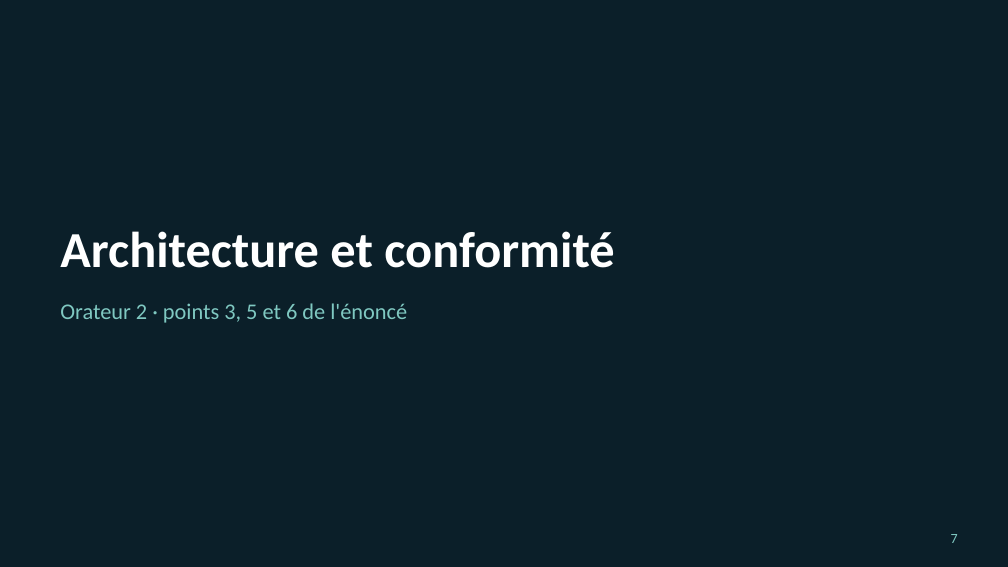
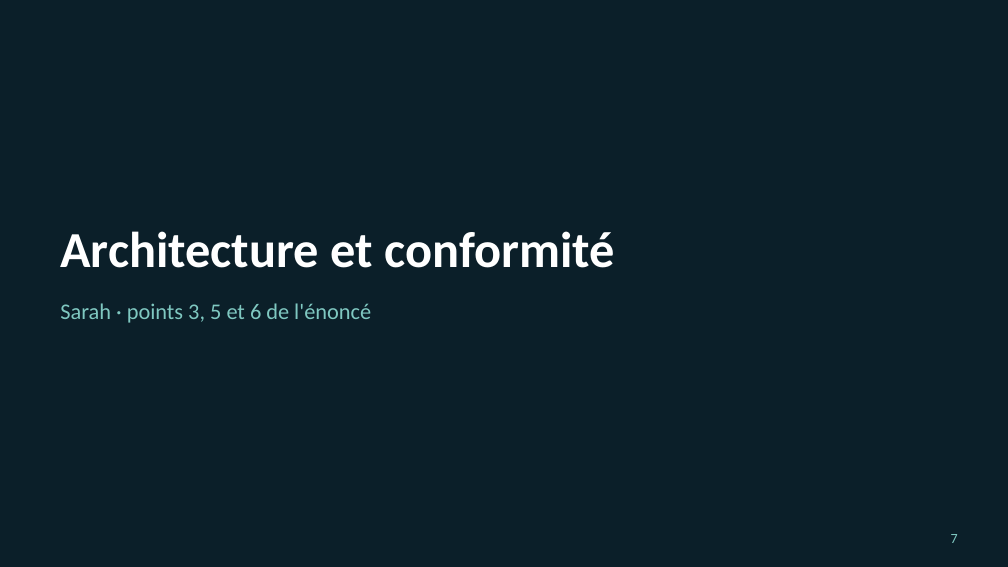
Before and after one commit to Jacob-dot-bit/soc-azur-bank-elastic, a slide deck: slide 7 of 05 - Soutenance (slides, dashboard, coût)/Soutenance_Azur_Bank_Elastic.pptx. Drawn at 1008x567 pixels with LibreOffice and Linux fonts; fonts in the diff are those of the drawing. Boxes give left, top, right and bottom in pixels: in the first picture for what was removed or moved away, otherwise in the second. Text is boxed around its words. In the diff, an @@ line names an element or a change of style, - is before the commit and + after.

Commit message:
Soutenance : prénoms des orateurs (Jakub, Sarah, Evan, Lucas)

```diff
--- a/05 - Soutenance (slides, dashboard, coût)/Soutenance_Azur_Bank_Elastic.pptx
+++ b/05 - Soutenance (slides, dashboard, coût)/Soutenance_Azur_Bank_Elastic.pptx
@@ text at bbox=[60, 303, 371, 323]: text changed @@
-Orateur 2 · points 3, 5 et 6 de l'énoncé
+Sarah · points 3, 5 et 6 de l'énoncé
```
Also in this commit, not shown: 3 other slides changed, 1 other file.
